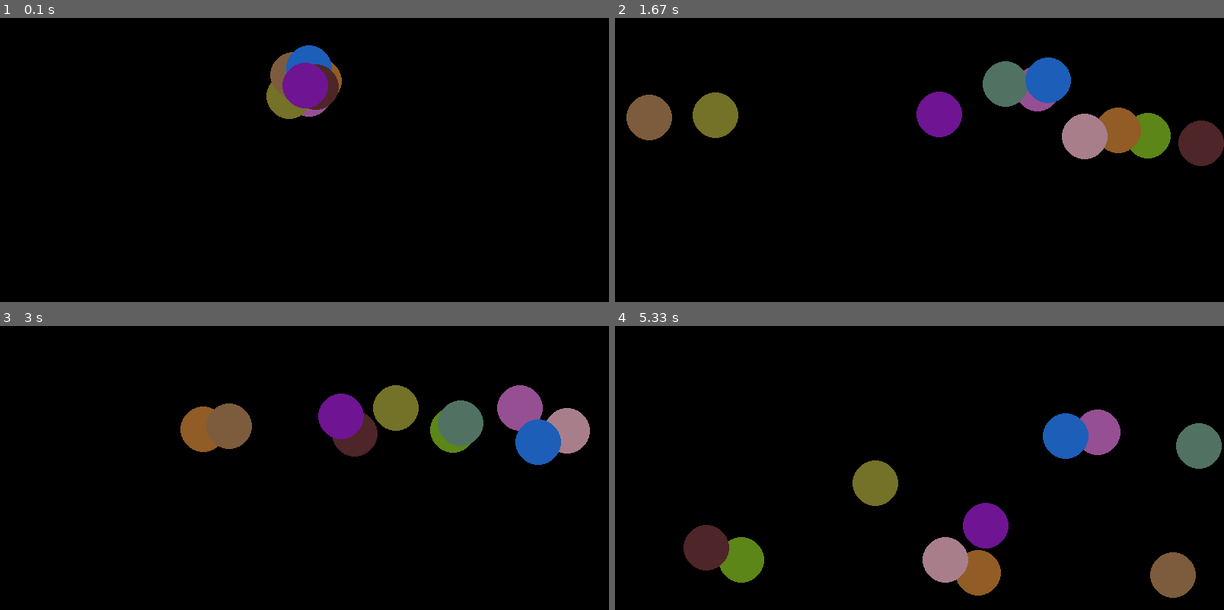
Above: before the commit, frames 1-4 (two rows, left to right).
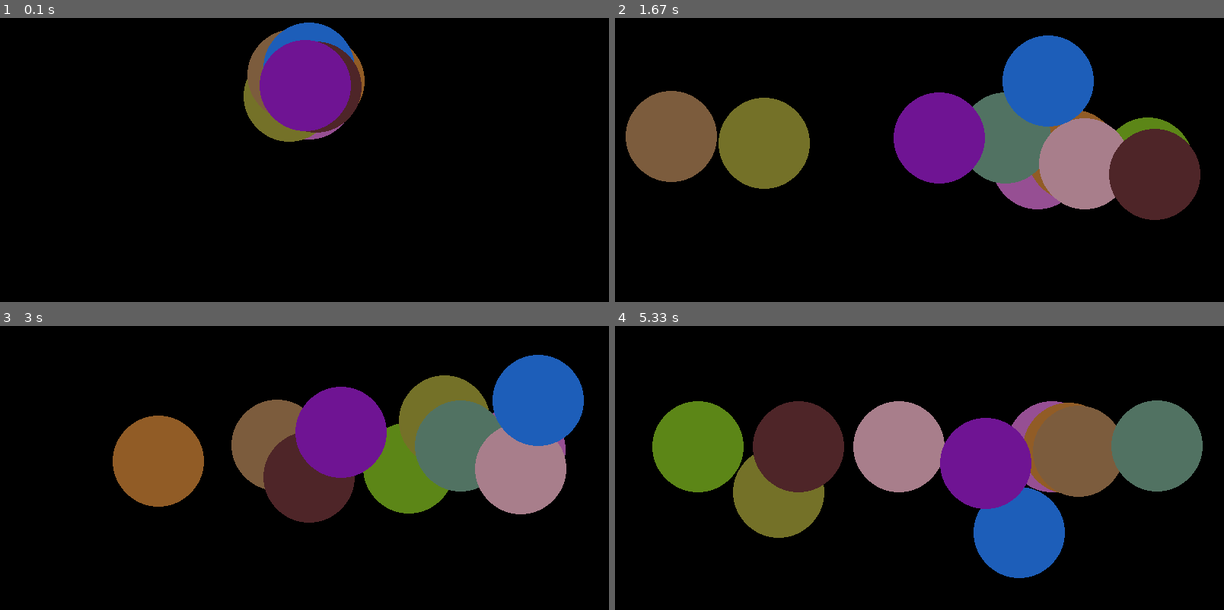
Above: after the commit, the same moments.

Repository: HeatGub/Pygame-playground
Game: pygame game, started from main.py
Two runs of this game, one before a commit and one after it. Both use one fixed random seed, a clock stepped at 60 frames per second and the inputs below.
Inputs:
- Up to frame 1 (0.1 s): no input
- Up to frame 2 (1.67 s): no input
- Up to frame 3 (3 s): no input
- Up to frame 4 (5.33 s): no input

The runs differ from the first frame. In frame 1, 5.5% of the frame differs, in the area x 40-60%, y 1-44%; in frame 2, 23%; in frame 3, 25%; in frame 4, 34%, in the area x 6-100%, y 26-96%.

Commit message:
resizeable window

Diff:
--- a/functions.py
+++ b/functions.py
@@ -35,6 +35,7 @@
         self.velX = velX
         self.velY = velY
         self.radius = radius
+        self.title = 'xcd'
         self.color=[random.randint(20,200),random.randint(20,200),random.randint(20,200)]
 
     def update(self):
@@ -60,4 +61,7 @@
             self.y = 0 + self.radius
             self.velY = -self.velY
 
+        #img = font.render("Hello", True, 'white')
+        #SCREEN.blit(img, ((SCREEN.get_width() - img.get_width())/2, (SCREEN.get_height() - img.get_height())/2))
+
         pygame.draw.circle(SCREEN, self.color, [self.x, self.y], self.radius)
--- a/main.py
+++ b/main.py
@@ -4,12 +4,12 @@
 import functions
 
 pygame.init()
+pygame.font.init()
 WIDTH = 800
 HEIGHT = 600
-SCREEN = pygame.display.set_mode([WIDTH, HEIGHT])
+SCREEN = pygame.display.set_mode([WIDTH, HEIGHT], pygame.RESIZABLE)
 pygame.display.set_caption('Pygame Window')
-font = pygame.font.Font('freesansbold.ttf', 20)
-font_big = pygame.font.Font('freesansbold.ttf', 50)
+#font = pygame.font.Font('freesansbold.ttf', 20)
 clock = pygame.time.Clock()
 FPS = 60
 gravity = 1
@@ -21,7 +21,7 @@
 
 balls = []
 ballsSpeed = 10
-ballSize = HEIGHT/20
+ballSize = HEIGHT/10
 for i in range(10):
     b = functions.Ball(WIDTH/2,HEIGHT/2, -ballsSpeed/2+ballsSpeed*random.random(),-ballsSpeed/2+ballsSpeed*random.random(), ballSize)
     balls.append(b)
@@ -47,6 +47,14 @@
         for event in pygame.event.get():
             if event.type == pygame.QUIT:
                 run = False
+            # update screen parameters on window resize
+            if event.type == pygame.VIDEORESIZE:
+                global WIDTH
+                global HEIGHT
+                global SCREEN
+                WIDTH = event.w
+                HEIGHT = event.h
+                SCREEN = pygame.display.set_mode((WIDTH, HEIGHT), pygame.RESIZABLE)
     pygame.quit()
 
 if __name__ == gameLoop(): # Execute Code When the File Runs as a Script, but Not When It's Imported as a Module
